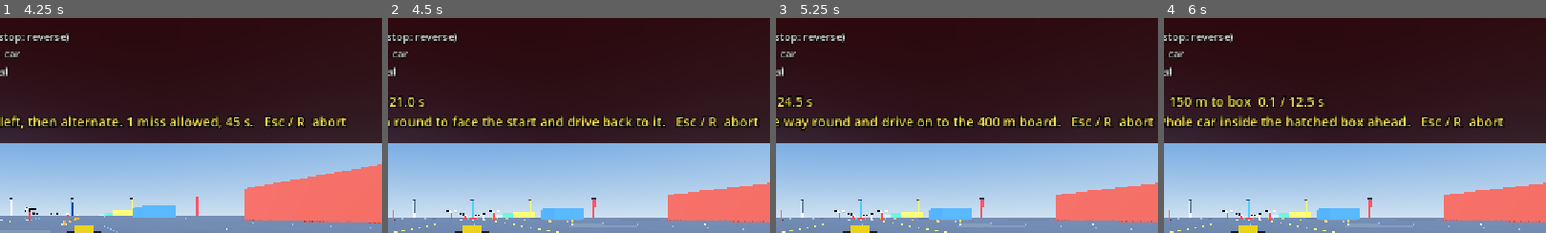
Above: before the commit, frames 1-4 (left to right).
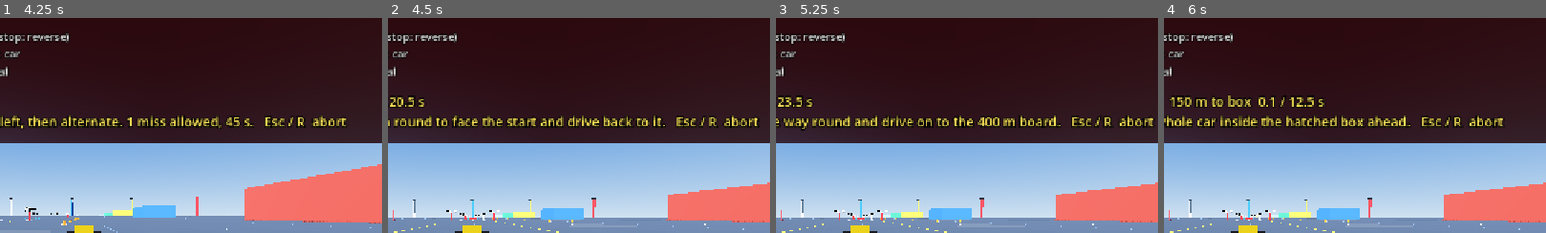
Above: after the commit, the same moments.

Repository: kokosro/factory-driver
Game: Godot game, scene res://scenes/main.tscn
The game is run twice, just before and just after one commit, with the same random seed, the same clock (stepped at 60 frames per second) and the same inputs.
Inputs:
- Up to frame 1 (4.25 s): tap Enter at 0.5 s; hold Right (steer_right) 0.53-1.28 s; tap C (camera_cycle) at 0.6 s; tap R (reset_car) at 1.25 s; hold Down (brake) 1.28-2.03 s; tap B (look_back) at 1.35 s; hold Right (steer_right) 2.03-2.78 s; tap , (look_left) at 2.1 s; hold Up (accelerate) 2.78-3.53 s; tap . (look_right) at 2.85 s; hold Left (steer_left) from 3.53 s (still down); tap 1 (test_1) at 3.6 s
- Up to frame 2 (4.5 s): keep holding Left (steer_left); tap R (reset_car) at 4.25 s; tap 2 (test_2) at 4.35 s
- Up to frame 3 (5.25 s): tap R (reset_car) at 5 s; release Left (steer_left) at 5.03 s; hold Down (brake) from 5.03 s (still down); tap 3 (test_3) at 5.1 s
- Up to frame 4 (6 s): tap R (reset_car) at 5.75 s; release Down (brake) at 5.78 s; hold Right (steer_right) from 5.78 s (still down); tap 4 (test_4) at 5.85 s
The pictures show only the part of the screen within x 39-89%, y 0-50%; the shares and areas given below are measured in that part.

Frame 1 is identical in both runs. In frame 2, 0.1% of the frame differs, in the area x 2-8%, y 36-42%; in frame 3, less than 0.1%; in frame 4, nothing differs.

Commit message:
Missions: bronze, silver and gold medals - every test carries gold / silver / bronze times as data (about +7 %, +25 % and +50 % on its certified drive: slalom 33.5 / 39.0 / 47.0, 180 20.5 / 23.5 / 28.5, 360 23.5 / 27.5 / 32.5, stop box 12.5 / 14.5 / 17.5, reverse 180 11.0 / 13.0 / 15.5 s), HandlingTests.medal_for() maps a run time to its medal, the PASSED banner shows it (PASSED  SLALOM — GOLD), tinted gold, silver or bronze, with the medal times in the small print; pass is pass, the verdict never looks at a medal; the spins' HUD target times are their gold times; mission test checks the times are in order, the mapping, every certified drive's banner and tint, and that a failed run gets no medal however quick

Diff:
--- a/scripts/handling_tests.gd
+++ b/scripts/handling_tests.gd
@@ -15,7 +15,12 @@
 ##                          the line to a goal `goal_distance_m` from the start,
 ##   steps                  the scripted driver: an ordered list of
 ##                          { when, press, release, mark } entries,
-##   settle, time_limit     how the run ends.
+##   settle, time_limit     how the run ends,
+##   target_time_s          the time the HUD shows the clock against [s],
+##   gold_time_s, silver_time_s, bronze_time_s   the medal times [s]: a passed
+##                          run this quick or quicker earns the medal (see
+##                          medal_for()). Presentation only: pass is pass,
+##                          nothing in the verdict looks at the medals.
 ## Steps fire strictly in order. `when` holds the conditions a step waits for
 ## (all must be true), measured the way a driver would judge them:
 ##   "after"        seconds since the previous step fired,
@@ -57,6 +62,9 @@
 ## the start heading; the reverse 180: the way it reversed) to the goal.
 const GOAL_RETURN_TO_START := &"return_to_start"
 const GOAL_DRIVE_ON := &"drive_on"
+
+## Medals, best first. A test's medal times are its "<medal>_time_s" fields.
+const MEDALS: Array[String] = ["gold", "silver", "bronze"]
 
 # --- Pass / fail tolerances ---------------------------------------------------
 
@@ -331,6 +339,14 @@
 		# was 30.0 -> 36.0 - the certified run is 32.4 s at SLALOM_SPEED 10.0 (raw
 		# steering); slalom_time_s 29.6.
 		"target_time_s": 36.0,
+		# Medal times [s]: gold / silver / bronze - the certified drive is 31.3 s
+		# as a mission (the run ends 1 s after the last cone; 33.2 s as a handling
+		# test, where the script straightens up first) (on ecd5da5): +7 %, +25 %,
+		# +50 %. The last cone has to be reached inside SLALOM_TIME_LIMIT, so every
+		# pass is inside bronze.
+		"gold_time_s": 33.5,
+		"silver_time_s": 39.0,
+		"bronze_time_s": 47.0,
 	}
 
 
@@ -372,9 +388,14 @@
 		"time_limit": 45.0,
 		# Target time for the whole run [s]; presentation only, nothing judges it.
 		# target 11.5 s - certified run 10.2 s at HEAD (eed237f).
-		# was 11.5 -> 21.0 - the run goes back to the start now: certified run
-		# 18.9 s (on ecd5da5), 9.7 s of it the spin, to a stop.
-		"target_time_s": 21.0,
+		# was 11.5 -> 20.5 - the run goes back to the start now: certified run
+		# 18.9 s (on ecd5da5), 9.7 s of it the spin, to a stop. The gold time.
+		"target_time_s": 20.5,
+		# Medal times [s]: gold / silver / bronze - certified 18.9 s (on ecd5da5):
+		# +8 %, +24 %, +51 %.
+		"gold_time_s": 20.5,
+		"silver_time_s": 23.5,
+		"bronze_time_s": 28.5,
 	}
 
 
@@ -415,9 +436,14 @@
 		"time_limit": 40.0,
 		# Target time for the whole run [s]; presentation only, nothing judges it.
 		# target 16.5 s - certified run 14.6 s at HEAD (eed237f).
-		# was 16.5 -> 24.5 - the run goes on to the 400 m board now: certified run
-		# 21.8 s (on ecd5da5), over the goal line at 19.8 s.
-		"target_time_s": 24.5,
+		# was 16.5 -> 23.5 - the run goes on to the 400 m board now: certified run
+		# 21.8 s (on ecd5da5), over the goal line at 19.8 s. The gold time.
+		"target_time_s": 23.5,
+		# Medal times [s]: gold / silver / bronze - certified 21.8 s (on ecd5da5):
+		# +8 %, +26 %, +49 %.
+		"gold_time_s": 23.5,
+		"silver_time_s": 27.5,
+		"bronze_time_s": 32.5,
 	}
 
 
@@ -444,6 +470,11 @@
 		# Target time for the whole run [s]; presentation only, nothing judges it.
 		# target 12.5 s - certified run 11.3 s at HEAD (eed237f).
 		"target_time_s": 12.5,
+		# Medal times [s]: gold / silver / bronze - certified 11.7 s (on ecd5da5):
+		# +7 %, +24 %, +49 %.
+		"gold_time_s": 12.5,
+		"silver_time_s": 14.5,
+		"bronze_time_s": 17.5,
 	}
 
 
@@ -485,10 +516,27 @@
 		"time_limit": 30.0,
 		# Target time for the whole run [s]; presentation only, nothing judges it.
 		# target 7.0 s - certified run 6.4 s at HEAD (eed237f).
-		# was 7.0 -> 11.5 - the run goes on to the 100 m board now: certified run
-		# 10.3 s (on ecd5da5), over the goal line at 9.3 s.
-		"target_time_s": 11.5,
+		# was 7.0 -> 11.0 - the run goes on to the 100 m board now: certified run
+		# 10.3 s (on ecd5da5), over the goal line at 9.3 s. The gold time.
+		"target_time_s": 11.0,
+		# Medal times [s]: gold / silver / bronze - certified 10.3 s (on ecd5da5):
+		# +7 %, +26 %, +50 %.
+		"gold_time_s": 11.0,
+		"silver_time_s": 13.0,
+		"bronze_time_s": 15.5,
 	}
+
+
+## The medal a passed run of `test` earns with a run time of `run_time_s` (the
+## verdict's run_time_s metric): "gold", "silver", "bronze", or "" for a run
+## slower than bronze or a test without medal times. Says nothing about pass or
+## fail: the caller only asks for a run that passed.
+static func medal_for(test: Dictionary, run_time_s: float) -> String:
+	for medal in MEDALS:
+		var key := medal + "_time_s"
+		if test.has(key) and run_time_s <= test[key]:
+			return medal
+	return ""
 
 
 # =============================================================================
--- a/scripts/mission_manager.gd
+++ b/scripts/mission_manager.gd
@@ -33,6 +33,14 @@
 const BANNER_COLOR_PASSED := Color(0.35, 1.0, 0.45, 1)
 const BANNER_COLOR_FAILED := Color(1.0, 0.3, 0.2, 1)
 const BANNER_COLOR_ABORTED := Color(1.0, 0.75, 0.25, 1)
+
+## Headline tint of a PASSED banner by the medal the run earned (sRGB, opaque);
+## a pass without a medal stays BANNER_COLOR_PASSED.
+const BANNER_COLOR_MEDAL := {
+	"gold": Color(1.0, 0.84, 0.25, 1),
+	"silver": Color(0.82, 0.86, 0.92, 1),
+	"bronze": Color(0.85, 0.55, 0.3, 1),
+}
 
 # --- Run markers ----------------------------------------------------------------
 # A golden orb by the start and a golden chevron by the goal, up while a run is
@@ -244,21 +252,38 @@
 	return "SPIN DONE — %s %d m" % [heading, roundi(progress.goal_distance_m)]
 
 
-## PASSED / FAILED banner. The small print is HandlingTests.format_result()'s
-## metrics line, with the failed checks moved onto a line of their own.
+## PASSED / FAILED banner. A passed run shows the medal its time earned, in the
+## headline and its colour, and the medal times in the small print; the verdict
+## is made by then, the medal is only looked up. The rest of the small print is
+## HandlingTests.format_result()'s metrics line, with the failed checks moved
+## onto a line of their own.
 func _show_result(outcome: Dictionary) -> void:
 	if not hud:
 		return
+	var headline := "%s  %s" % ["PASSED" if outcome.passed else "FAILED", run.test.title]
+	var color := BANNER_COLOR_PASSED if outcome.passed else BANNER_COLOR_FAILED
+	var medal := HandlingTests.medal_for(run.test, outcome.metrics.run_time_s) if outcome.passed else ""
+	if medal != "":
+		headline += " — %s" % medal.to_upper()
+		color = BANNER_COLOR_MEDAL[medal]
 	var summary := HandlingTests.format_result(outcome)[1].strip_edges().split(" | failed: ")
 	var detail := "%s\n%s" % [outcome.name, summary[0]]
 	if summary.size() > 1:
 		detail += "\nfailed: " + summary[1]
+	if outcome.passed:
+		detail += "\n" + _medal_times_text(run.test)
 	detail += "\n" + _keys_hint()
-	hud.show_mission_banner(
-		"%s  %s" % ["PASSED" if outcome.passed else "FAILED", run.test.title],
-		detail,
-		BANNER_COLOR_PASSED if outcome.passed else BANNER_COLOR_FAILED,
-	)
+	hud.show_mission_banner(headline, detail, color)
+
+
+## The test's medal times on one line: "GOLD 20.5 s   SILVER 23.5 s   ...".
+func _medal_times_text(test: Dictionary) -> String:
+	var entries := PackedStringArray()
+	for medal in HandlingTests.MEDALS:
+		var key := medal + "_time_s"
+		if test.has(key):
+			entries.append("%s %.1f s" % [medal.to_upper(), test[key]])
+	return "   ".join(entries)
 
 
 func _keys_hint() -> String:
--- a/tests/mission_test.gd
+++ b/tests/mission_test.gd
@@ -8,8 +8,10 @@
 ## way a player would: the manager starts a human run (scripted driver off) and
 ## judges it, while a "pilot" - the same test begun a second time with the
 ## scripted driver on - works the input actions, exactly like the keyboard
-## would. Each mission must come out PASSED with its metrics filled in, and the
-## HUD must have shown its progress.
+## would. Each mission must come out PASSED with its metrics filled in, the HUD
+## must have shown its progress, and the banner must show the medal the run's
+## time earned. Before that, the medal times themselves: every test has them in
+## order, and HandlingTests.medal_for() maps a time to its medal.
 ##
 ## Then the engineered FAIL: the slalom again, with the pilot's steering
 ## released straight after every tick, so the car runs straight past the cones.
@@ -102,6 +104,8 @@
 	_check(listed, "idle mission line lists every test with its key, and every key has its input action ('%s')" % _mission_label.text)
 	_check(not _manager.start_mission(99), "starting a test that does not exist is refused")
 
+	for definition in tests:
+		_check_medal_times(definition)
 	for index in tests.size():
 		await _play_mission(index, tests[index], false)
 	_check(_finished_signals == tests.size(), "mission_finished fired once per mission (%d)" % _finished_signals)
@@ -186,16 +190,44 @@
 				gate_check_failed = true
 		_check(gate_check_failed, "%s: failed through the real gate check (gates %s)" % [label, metrics.get("gates_passed", "?")])
 		_check(_banner.text.begins_with("FAILED"), "%s: banner says FAILED ('%s')" % [label, _banner.text])
+		var failed_time: float = metrics.get("run_time_s", INF)
+		_check(_banner.text == "FAILED  %s" % definition.title and HandlingTests.medal_for(definition, failed_time) != "", "%s: no medal on a failed run, however quick (%.2f s would be %s)" % [label, failed_time, HandlingTests.medal_for(definition, failed_time)])
 	else:
 		_check(outcome.passed == true, "%s: manager reports PASSED" % label)
 		_check(_banner.text.begins_with("PASSED"), "%s: banner says PASSED ('%s')" % [label, _banner.text])
 		_check(pilot.result().passed, "%s: the pilot's own run passed too" % label)
+		var run_time: float = metrics.get("run_time_s", INF)
+		var medal := HandlingTests.medal_for(definition, run_time)
+		_check(medal != "", "%s: the certified drive earns a medal (%s, %.2f s)" % [label, medal, run_time])
+		_check(_banner.text == "PASSED  %s — %s" % [definition.title, medal.to_upper()], "%s: banner shows the medal its %.2f s earned ('%s')" % [label, run_time, _banner.text])
+		var tint: Color = MissionManager.BANNER_COLOR_MEDAL.get(medal, MissionManager.BANNER_COLOR_PASSED)
+		_check(_banner.get_theme_color("font_color").is_equal_approx(tint), "%s: headline is tinted %s" % [label, medal])
 		if goal_word != "":
 			var goal_checked := false
 			for check: Dictionary in outcome.checks:
 				if (check.label.contains("the start") or check.label.contains("the goal")) and check.passed:
 					goal_checked = true
 			_check(goal_checked, "%s: passed through the goal check, on top of the manoeuvre's own" % label)
+
+
+## A test's medal times are there and in order, and medal_for() maps a time to
+## its medal: gold up to the gold time, silver up to the silver time, bronze up
+## to the bronze time, nothing beyond. Pure data, no driving.
+func _check_medal_times(definition: Dictionary) -> void:
+	var label: String = definition.name
+	var gold: float = definition.get("gold_time_s", 0.0)
+	var silver: float = definition.get("silver_time_s", 0.0)
+	var bronze: float = definition.get("bronze_time_s", 0.0)
+	_check(0.0 < gold and gold < silver and silver < bronze, "%s: has medal times, gold < silver < bronze (%.1f / %.1f / %.1f s)" % [label, gold, silver, bronze])
+	var mapped := HandlingTests.medal_for(definition, gold * 0.5) == "gold" \
+		and HandlingTests.medal_for(definition, gold) == "gold" \
+		and HandlingTests.medal_for(definition, (gold + silver) * 0.5) == "silver" \
+		and HandlingTests.medal_for(definition, silver) == "silver" \
+		and HandlingTests.medal_for(definition, (silver + bronze) * 0.5) == "bronze" \
+		and HandlingTests.medal_for(definition, bronze) == "bronze" \
+		and HandlingTests.medal_for(definition, bronze + 0.01) == ""
+	_check(mapped, "%s: a fast time maps to gold, a middling one to silver, a slow one to bronze, one over the bronze time to no medal" % label)
+	_check(HandlingTests.medal_for({}, 1.0) == "", "%s: a test without medal times gives no medal" % label)
 
 
 ## The 180 without the drive back: the pilot's script is cut off once it is on
